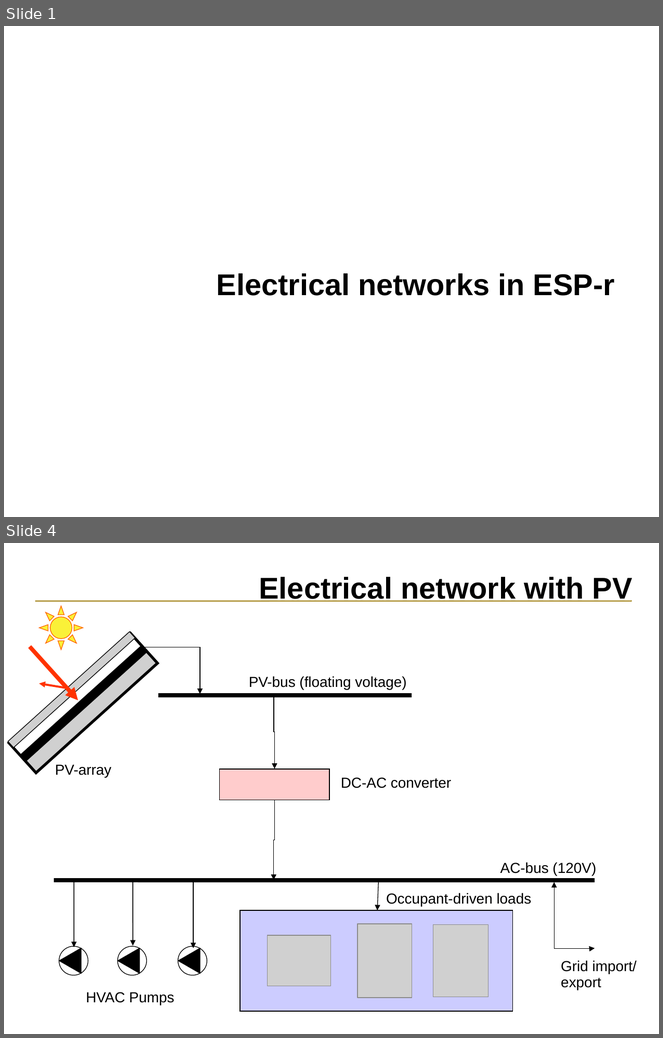
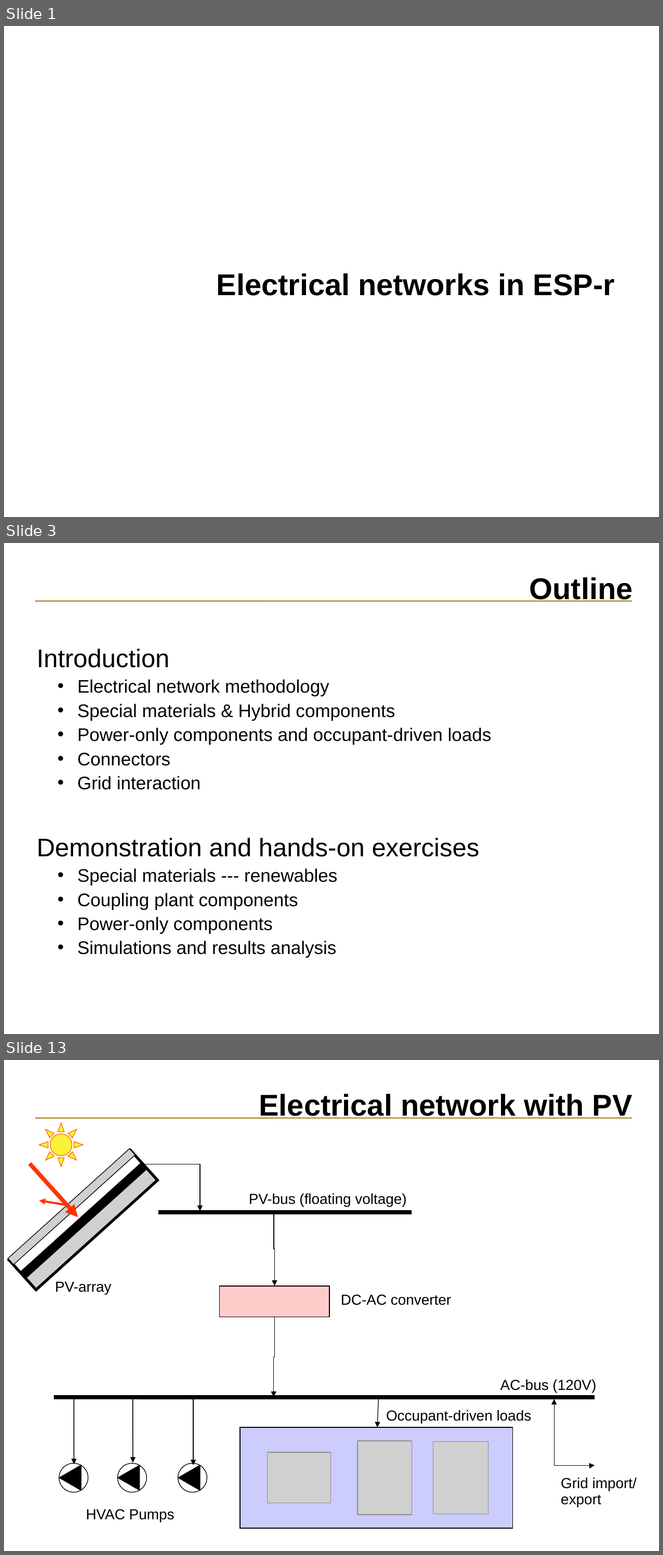
Before and after one commit to ESP-rCommunity/ESPrExtras, a slide deck: training/NRCan_course_materials/elec_network/electric_network.ppt. Shown one above the other, each under a label of ours: slides 1 and 4 before the commit, slides 1, 3 and 13 after it; the slides between them are not shown. The pictures are 663x1038 and 663x1555 pixels, drawn with LibreOffice and Linux fonts; fonts in the diff are those of the drawing; grey boxes stand for pictures; background and template pictures are left out. Boxes give left, top, right and bottom in pixels: in the first picture for what was removed or moved away, otherwise in the second. Text is boxed around its words. In the diff, an @@ line names an element or a change of style, - is before the commit and + after.

```diff
--- a/training/NRCan_course_materials/elec_network/electric_network.ppt
+++ b/training/NRCan_course_materials/elec_network/electric_network.ppt
@@ slide 3 added at box(4, 543, 659, 1034), background #FFFFFF; not listed: 1 template element that a slide beside it also shows @@
@@ title added at box(530, 577, 633, 602), 33 pt, text #000000, bold @@
+Outline
@@ text added at box(37, 649, 492, 958), 20 pt, text #000000 @@
+Introduction
+  • Electrical network methodology
+  • Special materials & Hybrid components
+  • Power-only components and occupant-driven loads
+  • Connectors
+  • Grid interaction
+Demonstration and hands-on exercises
+  • Special materials --- renewables
+  • Coupling plant components
+  • Power-only components
+  • Simulations and results analysis
@@ what was slide 4 is now slide 13 @@
```
Also in this commit, not shown: 1 slide changed, 9 other slides added, 1 slide removed.
